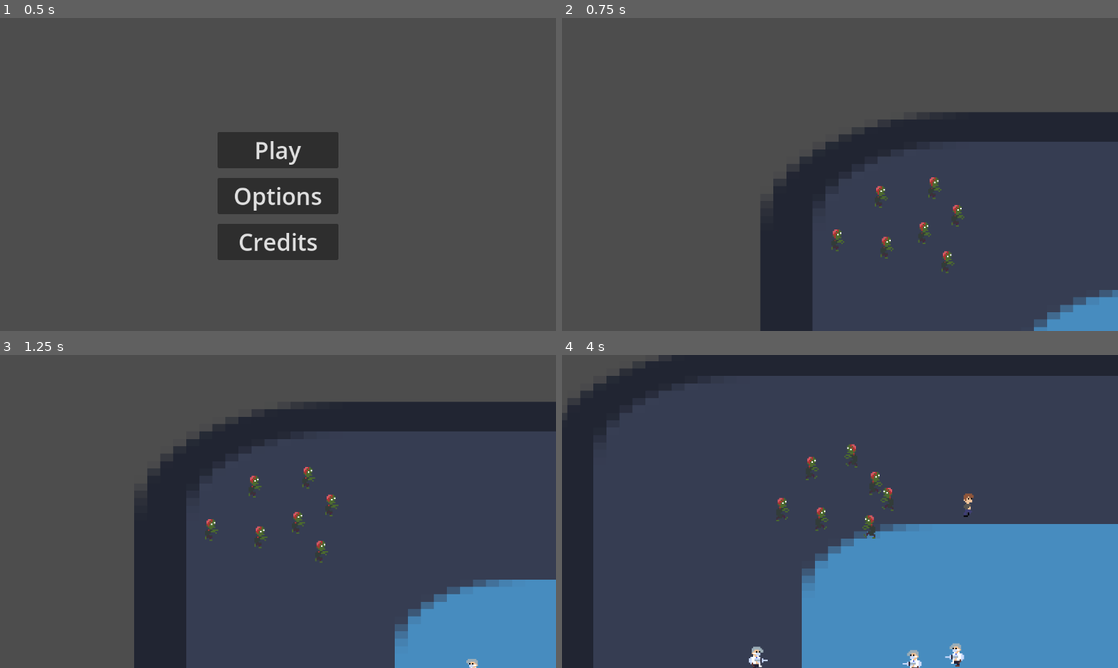
Above: before the commit, frames 1-4 (two rows, left to right).
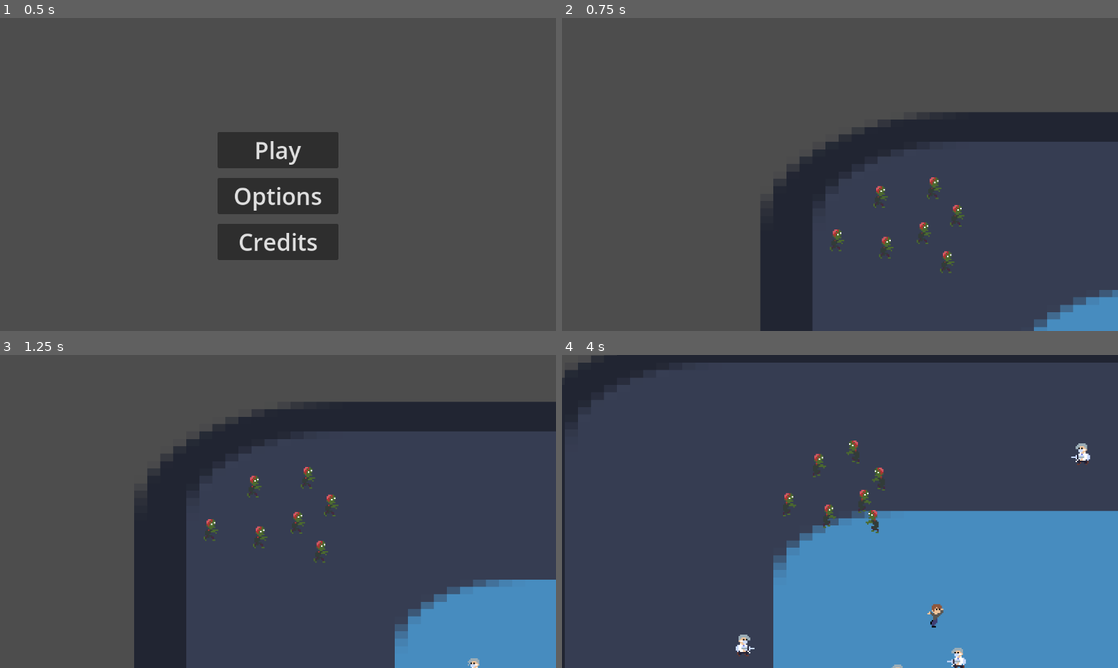
Above: after the commit, the same moments.

Repository: lucasericsson222/gmtk2024
Game: Godot game, scene res://scenes/menu.tscn
Same seed, same stepped clock (60 frames per second), same inputs: the game is played once before the commit and once after it. The engine's default icon, where the game draws it, is replaced by a stand-in: a white triangle on a blue panel in a dark square.
Inputs:
- Up to frame 1 (0.5 s): no input
- Up to frame 2 (0.75 s): click "Play" at 0.5 s
- Up to frame 3 (1.25 s): no input
- Up to frame 4 (4 s): hold Right (right) 1.28-2.03 s; hold Down (down) 2.03-2.78 s; hold Right (right) 2.78-3.53 s; hold Up (up) from 3.53 s (still down)

Frame 1 is identical in both runs. In frame 2, less than 0.1% of the frame differs, in the area x 48-73%, y 53-82%; in frame 3, 0.1%; in frame 4, 17%, in the area x 0-100%, y 0-100%.

Commit message:
Conversion now works for zombies to humans using same conversion component

Diff:
--- a/project.godot
+++ b/project.godot
@@ -50,6 +50,7 @@
 
 2d_physics/layer_1="zombies"
 2d_physics/layer_2="humans"
+2d_physics/layer_3="healing"
 
 [rendering]
 
--- a/scenes/conversion_component.tscn
+++ b/scenes/conversion_component.tscn
@@ -1,9 +1,10 @@
-[gd_scene load_steps=2 format=3 uid="uid://ctuptcbqgdqh0"]
+[gd_scene load_steps=2 format=3 uid="uid://bduyg67h53yn2"]
 
 [ext_resource type="Script" path="res://scripts/conversion_component.gd" id="1_4htxu"]
 
-[node name="Area2D" type="Area2D"]
+[node name="ConversionComponent" type="Area2D"]
 collision_layer = 0
 script = ExtResource("1_4htxu")
 
+[connection signal="area_entered" from="." to="." method="_on_area_entered"]
 [connection signal="body_entered" from="." to="." method="_on_body_entered"]
--- a/scenes/doctor.tscn
+++ b/scenes/doctor.tscn
@@ -1,11 +1,19 @@
-[gd_scene load_steps=17 format=3 uid="uid://cg2s7hhb4i8cu"]
+[gd_scene load_steps=20 format=3 uid="uid://cg2s7hhb4i8cu"]
 
 [ext_resource type="Script" path="res://scripts/doctor.gd" id="1_iatac"]
 [ext_resource type="Texture2D" uid="uid://btthprxygasfu" path="res://assets/doctor_full.png" id="2_7xw8w"]
+[ext_resource type="PackedScene" uid="uid://bduyg67h53yn2" path="res://scenes/conversion_component.tscn" id="2_ct4ja"]
 [ext_resource type="Texture2D" uid="uid://dcpjulxx3tfgo" path="res://assets/doctor_empty.png" id="3_w2lmm"]
+
+[sub_resource type="RectangleShape2D" id="RectangleShape2D_ki5bx"]
+size = Vector2(9, 14)
 
 [sub_resource type="RectangleShape2D" id="RectangleShape2D_hb2hw"]
 size = Vector2(7, 14)
+
+[sub_resource type="AtlasTexture" id="AtlasTexture_puqvn"]
+atlas = ExtResource("3_w2lmm")
+region = Rect2(0, 0, 16, 16)
 
 [sub_resource type="AtlasTexture" id="AtlasTexture_esc2k"]
 atlas = ExtResource("2_7xw8w")
@@ -51,6 +59,14 @@
 animations = [{
 "frames": [{
 "duration": 1.0,
+"texture": SubResource("AtlasTexture_puqvn")
+}],
+"loop": false,
+"name": &"death",
+"speed": 10.0
+}, {
+"frames": [{
+"duration": 1.0,
 "texture": SubResource("AtlasTexture_esc2k")
 }, {
 "duration": 1.0,
@@ -87,7 +103,7 @@
 }],
 "loop": true,
 "name": &"empty",
-"speed": 5.0
+"speed": 10.0
 }]
 
 [sub_resource type="CircleShape2D" id="CircleShape2D_a4hf1"]
@@ -95,8 +111,15 @@
 
 [node name="Doctor" type="CharacterBody2D"]
 collision_layer = 2
-collision_mask = 3
+collision_mask = 2
 script = ExtResource("1_iatac")
+
+[node name="ConversionComponent" parent="." node_paths=PackedStringArray("animated_sprite") instance=ExtResource("2_ct4ja")]
+animated_sprite = NodePath("../AnimatedSprite2D")
+
+[node name="CollisionShape2D" type="CollisionShape2D" parent="ConversionComponent"]
+position = Vector2(-0.5, 1)
+shape = SubResource("RectangleShape2D_ki5bx")
 
 [node name="CollisionShape2D" type="CollisionShape2D" parent="."]
 position = Vector2(-0.5, 0)
@@ -107,9 +130,11 @@
 animation = &"empty"
 autoplay = "empty"
 
-[node name="Area2D" type="Area2D" parent="."]
+[node name="ZombieDetectionRange" type="Area2D" parent="."]
+collision_layer = 0
 
-[node name="CollisionShape2D" type="CollisionShape2D" parent="Area2D"]
+[node name="CollisionShape2D" type="CollisionShape2D" parent="ZombieDetectionRange"]
+visible = false
 shape = SubResource("CircleShape2D_a4hf1")
 
 [node name="SyringeRechargeTimer" type="Timer" parent="."]
@@ -117,6 +142,4 @@
 one_shot = true
 autostart = true
 
-[connection signal="body_entered" from="Area2D" to="." method="_on_area_2d_body_entered"]
-[connection signal="body_exited" from="Area2D" to="." method="_on_area_2d_body_exited"]
 [connection signal="timeout" from="SyringeRechargeTimer" to="." method="_on_syringe_recharge_timer_timeout"]
--- a/scenes/human.tscn
+++ b/scenes/human.tscn
@@ -59,7 +59,7 @@
 }],
 "loop": false,
 "name": &"death",
-"speed": 1.0
+"speed": 10.0
 }, {
 "frames": [{
 "duration": 1.0,
@@ -116,6 +116,7 @@
 collision_layer = 0
 
 [node name="CollisionShape2D" type="CollisionShape2D" parent="DetectionRange"]
+visible = false
 position = Vector2(2, 1)
 shape = SubResource("CircleShape2D_8j2rp")
 metadata/_edit_lock_ = true
@@ -129,12 +130,12 @@
 sprite_frames = SubResource("SpriteFrames_qs1yk")
 animation = &"walk"
 autoplay = "walk"
-frame_progress = 0.229487
 metadata/_edit_lock_ = true
 
-[node name="Area2D" parent="." instance=ExtResource("3_xe0lx")]
+[node name="ConversionComponent" parent="." node_paths=PackedStringArray("animated_sprite") instance=ExtResource("3_xe0lx")]
+animated_sprite = NodePath("../AnimatedSprite2D")
 
-[node name="CollisionShape2D" type="CollisionShape2D" parent="Area2D"]
+[node name="CollisionShape2D" type="CollisionShape2D" parent="ConversionComponent"]
 position = Vector2(2, 1)
 shape = SubResource("RectangleShape2D_pfk08")
 metadata/_edit_lock_ = true
@@ -145,6 +146,5 @@
 [connection signal="body_entered" from="DetectionRange" to="." method="_on_detection_range_body_entered"]
 [connection signal="body_exited" from="DetectionRange" to="." method="_on_detection_range_body_exited"]
 [connection signal="timeout" from="WalkTimer" to="." method="_on_walk_timer_timeout"]
-[connection signal="animation_finished" from="AnimatedSprite2D" to="Area2D" method="_on_animated_sprite_2d_animation_finished"]
-[connection signal="human_killed" from="Area2D" to="." method="_on_human_killed"]
+[connection signal="human_killed" from="ConversionComponent" to="." method="_on_human_killed"]
 [connection signal="timeout" from="RunTimer" to="." method="_on_run_timer_timeout"]
--- a/scenes/syringe_laser.tscn
+++ b/scenes/syringe_laser.tscn
@@ -40,6 +40,8 @@
 }]
 
 [node name="SyringeLaser" type="Area2D"]
+collision_layer = 4
+collision_mask = 4
 script = ExtResource("1_pqf11")
 
 [node name="AnimatedSprite2D" type="AnimatedSprite2D" parent="."]
@@ -49,4 +51,5 @@
 [node name="CollisionPolygon2D" type="CollisionPolygon2D" parent="."]
 polygon = PackedVector2Array(-16, 0, -10, -5, 15, 0, -10, 6)
 
+[connection signal="body_entered" from="." to="." method="_on_body_entered"]
 [connection signal="animation_finished" from="AnimatedSprite2D" to="." method="_on_animated_sprite_2d_animation_finished"]
--- a/scenes/zombie.tscn
+++ b/scenes/zombie.tscn
@@ -1,8 +1,14 @@
-[gd_scene load_steps=16 format=3 uid="uid://c8ww8kehtsk8e"]
+[gd_scene load_steps=20 format=3 uid="uid://c8ww8kehtsk8e"]
 
 [ext_resource type="Script" path="res://scripts/zombie.gd" id="1_r6vr2"]
 [ext_resource type="Texture2D" uid="uid://t1qdtdos5b74" path="res://assets/zombie.png" id="2_6ba4t"]
 [ext_resource type="Script" path="res://scripts/zombie_component.gd" id="3_mt8pv"]
+[ext_resource type="PackedScene" uid="uid://bduyg67h53yn2" path="res://scenes/conversion_component.tscn" id="4_dy245"]
+[ext_resource type="PackedScene" uid="uid://dec5kppe387bb" path="res://scenes/human.tscn" id="5_8uc6f"]
+
+[sub_resource type="AtlasTexture" id="AtlasTexture_gp111"]
+atlas = ExtResource("2_6ba4t")
+region = Rect2(0, 0, 16, 16)
 
 [sub_resource type="AtlasTexture" id="AtlasTexture_w0n7r"]
 atlas = ExtResource("2_6ba4t")
@@ -48,6 +54,14 @@
 animations = [{
 "frames": [{
 "duration": 1.0,
+"texture": SubResource("AtlasTexture_gp111")
+}],
+"loop": false,
+"name": &"death",
+"speed": 5.0
+}, {
+"frames": [{
+"duration": 1.0,
 "texture": SubResource("AtlasTexture_w0n7r")
 }, {
 "duration": 1.0,
@@ -85,13 +99,15 @@
 [sub_resource type="RectangleShape2D" id="RectangleShape2D_x1fal"]
 size = Vector2(6, 15)
 
+[sub_resource type="RectangleShape2D" id="RectangleShape2D_f03s3"]
+size = Vector2(6, 15)
+
 [node name="Zombie" type="CharacterBody2D" groups=["zombie"]]
 script = ExtResource("1_r6vr2")
 
 [node name="AnimatedSprite2D" type="AnimatedSprite2D" parent="."]
 sprite_frames = SubResource("SpriteFrames_tsg1v")
 autoplay = "default"
-frame_progress = 0.943895
 
 [node name="CollisionShape2D" type="CollisionShape2D" parent="."]
 position = Vector2(-2, 0.5)
@@ -101,3 +117,13 @@
 script = ExtResource("3_mt8pv")
 velocity = null
 speed = null
+
+[node name="ConversionComponent" parent="." node_paths=PackedStringArray("animated_sprite") instance=ExtResource("4_dy245")]
+collision_layer = 4
+collision_mask = 4
+converted_scene = ExtResource("5_8uc6f")
+animated_sprite = NodePath("../AnimatedSprite2D")
+
+[node name="CollisionShape2D" type="CollisionShape2D" parent="ConversionComponent"]
+position = Vector2(-2, 0.5)
+shape = SubResource("RectangleShape2D_f03s3")
--- a/scripts/conversion_component.gd
+++ b/scripts/conversion_component.gd
@@ -2,16 +2,31 @@
 
 signal human_killed
 
-@onready var animated_sprite: AnimatedSprite2D = $"../AnimatedSprite2D"
-var new_zombie = preload("res://scenes/zombie.tscn")
+@export var converted_scene = preload("res://scenes/zombie.tscn")
 
-func _on_body_entered(_body: Node2D) -> void:
+@export var animated_sprite: AnimatedSprite2D
+
+func _ready():
+	animated_sprite.connect("animation_finished", _on_animated_sprite_2d_animation_finished)
+
+var dying = false
+
+func _on_body_entered(body: Node2D) -> void:
+	_on_body_or_area_entered(body)
+
+func _on_animated_sprite_2d_animation_finished() -> void:
+	if dying == true:
+		var converted_instance = converted_scene.instantiate()
+		get_parent().get_parent().add_child(converted_instance)
+		converted_instance.position = get_parent().position
+		get_parent().queue_free()
+
+func _on_body_or_area_entered(_body: Node2D) -> void:
 	animated_sprite.play("death")
 	get_node("CollisionShape2D").queue_free()
 	human_killed.emit()
+	dying = true
 
-func _on_animated_sprite_2d_animation_finished() -> void:
-	var zom_instance = new_zombie.instantiate()
-	get_parent().get_parent().add_child(zom_instance)
-	zom_instance.position = get_parent().position
-	get_parent().queue_free()
+
+func _on_area_entered(area: Area2D) -> void:
+	_on_body_or_area_entered(area)
--- a/scripts/doctor.gd
+++ b/scripts/doctor.gd
@@ -3,8 +3,8 @@
 enum {RUNNING, TRACKING, ATTACKING}
 
 var state = RUNNING
-var speed = 200
-var max_speed: float = 75
+var speed = 100
+var max_speed: float = 70
 var position_fix_speed: float = 8
 var syringe_laser_scene = preload("res://scenes/syringe_laser.tscn")
 var attacking_offset = 20
@@ -87,7 +87,7 @@
 	$AnimatedSprite2D.animation = "default"
 
 func track_nearest_zombie() -> void:
-	var other_zombies = $Area2D.get_overlapping_bodies()
+	var other_zombies = $ZombieDetectionRange.get_overlapping_bodies()
 	if other_zombies.size() > 0:
 		state = TRACKING
 		# take the next closest body
@@ -107,15 +107,3 @@
 			minvalue = curvalue.length()
 			minitem = item
 	return minitem
-
-
-func _on_area_2d_body_exited(_body: Node2D) -> void:
-	track_nearest_zombie()
-
-func _on_area_2d_body_entered(body: Node2D) -> void:
-	if target != null:
-		# if target is closer, don't switch targets
-		if target.position.distance_squared_to(position) < body.position.distance_squared_to(position):
-			return
-	target = body
-	state = TRACKING
--- /dev/null
+++ b/scripts/healing_component.gd
@@ -0,0 +1,26 @@
+extends Area2D
+
+signal zombie_killed
+
+@onready var animated_sprite: AnimatedSprite2D = $"../AnimatedSprite2D"
+var new_zombie = preload("res://scenes/zombie.tscn")
+
+@export var animated_sprite_2d: AnimatedSprite2D
+
+func _ready():
+	animated_sprite_2d.connect("animation_finished", _on_animated_sprite_2d_animation_finished)
+
+var dying = false
+
+func _on_body_entered(_body: Node2D) -> void:
+	animated_sprite.play("death")
+	get_node("CollisionShape2D").queue_free()
+	zombie_killed.emit()
+	dying = true
+
+func _on_animated_sprite_2d_animation_finished() -> void:
+	if dying == true:
+		var zom_instance = new_zombie.instantiate()
+		get_parent().get_parent().add_child(zom_instance)
+		zom_instance.position = get_parent().position
+		get_parent().queue_free()
--- a/scripts/human.gd
+++ b/scripts/human.gd
@@ -1,7 +1,7 @@
 extends CharacterBody2D
 
-const WALKING_SPEED = 60.0
-const RUNNING_SPEED = 20.0
+const WALKING_SPEED = 40.0
+const RUNNING_SPEED = 60.0
 
 @onready var animated_sprite = $AnimatedSprite2D
 var direction = Vector2(randf_range(-1, 1), randf_range(-1, 1))
@@ -20,6 +20,9 @@
 
 
 func _physics_process(_delta: float) -> void:
+	if not is_instance_valid(zombie):
+		zombie = null
+		state_chase = false
 	if state_chase:
 		new_direction = position - zombie.position + Vector2(randf_range(-0.3, 0.3), randf_range(-0.3, 0.3))
 		new_direction = new_direction.normalized()
--- a/scripts/zombie_component.gd
+++ b/scripts/zombie_component.gd
@@ -2,7 +2,7 @@
 
 @export var velocity: Vector2 = Vector2.ZERO
 @export var speed: float = 50
-var max_speed: float = 75
+var max_speed: float = 90
 const ATTRACTION_SPEED: float = 0.025
 const SEPARATION_SPEED: float = 50
 const SEPARATION_MIN_DISTANCE: float = 12.25
Not shown: 1 places in scenes/human.tscn that only renumber resources
